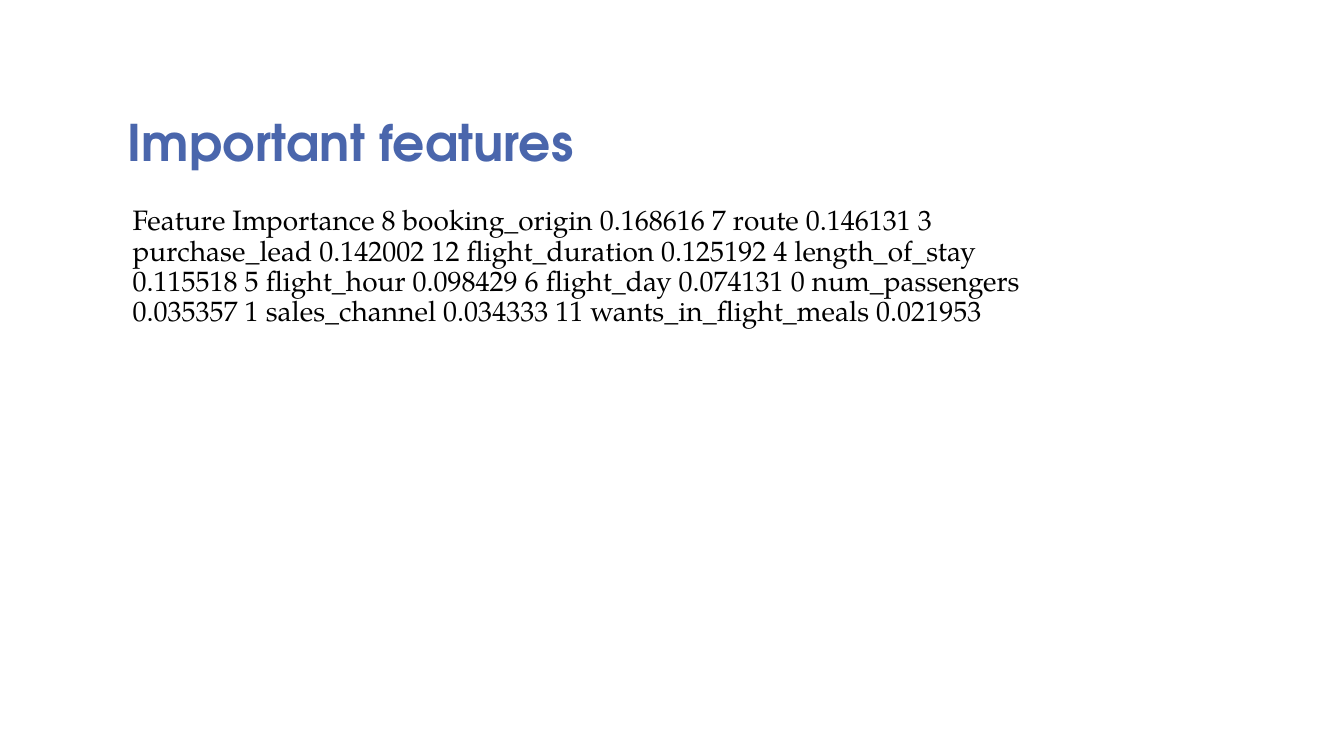
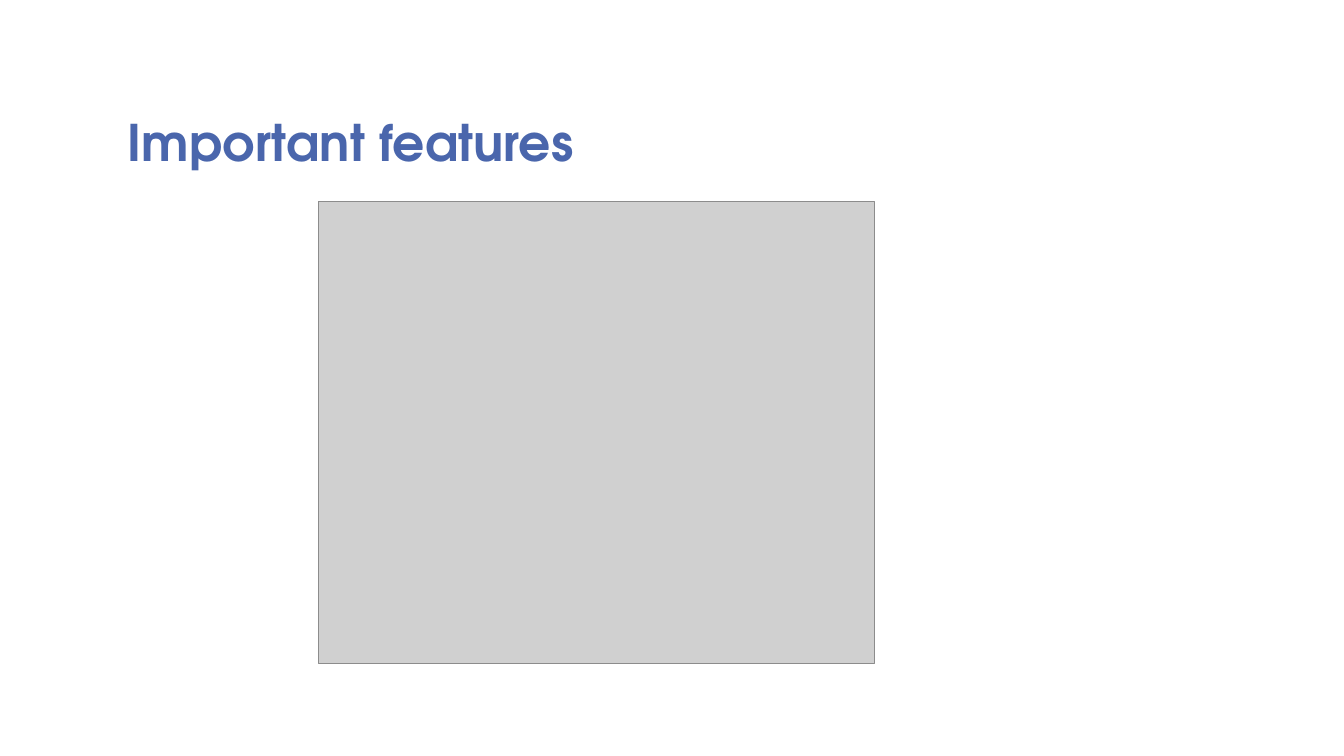
Before and after one commit to Ghostalp07/britishairways, a slide deck: slide 6 of British airways model.pptx. Drawn at 1344x756 pixels with LibreOffice and Linux fonts; fonts in the diff are those of the drawing; grey boxes stand for pictures; background and template pictures are left out. Boxes give left, top, right and bottom in pixels: in the first picture for what was removed or moved away, otherwise in the second. Text is boxed around its words. In the diff, an @@ line names an element or a change of style, - is before the commit and + after.

```diff
--- a/British airways model.pptx
+++ b/British airways model.pptx
@@ text removed at [133, 209, 1020, 329] @@
-Feature Importance 8 booking_origin 0.168616 7 route 0.146131 3 purchase_lead 0.142002 12 flight_duration 0.125192 4 length_of_stay 0.115518 5 flight_hour 0.098429 6 flight_day 0.074131 0 num_passengers 0.035357 1 sales_channel 0.034333 11 wants_in_flight_meals 0.021953
@@ picture added at [319, 202, 874, 663] @@
```
